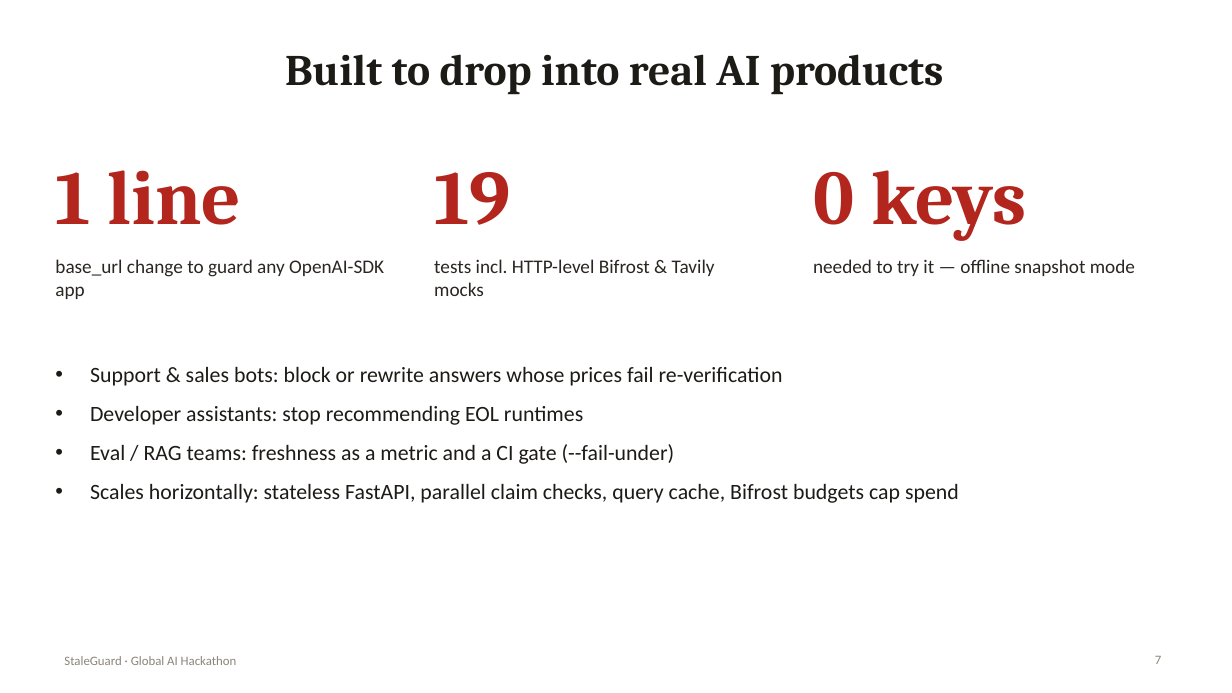
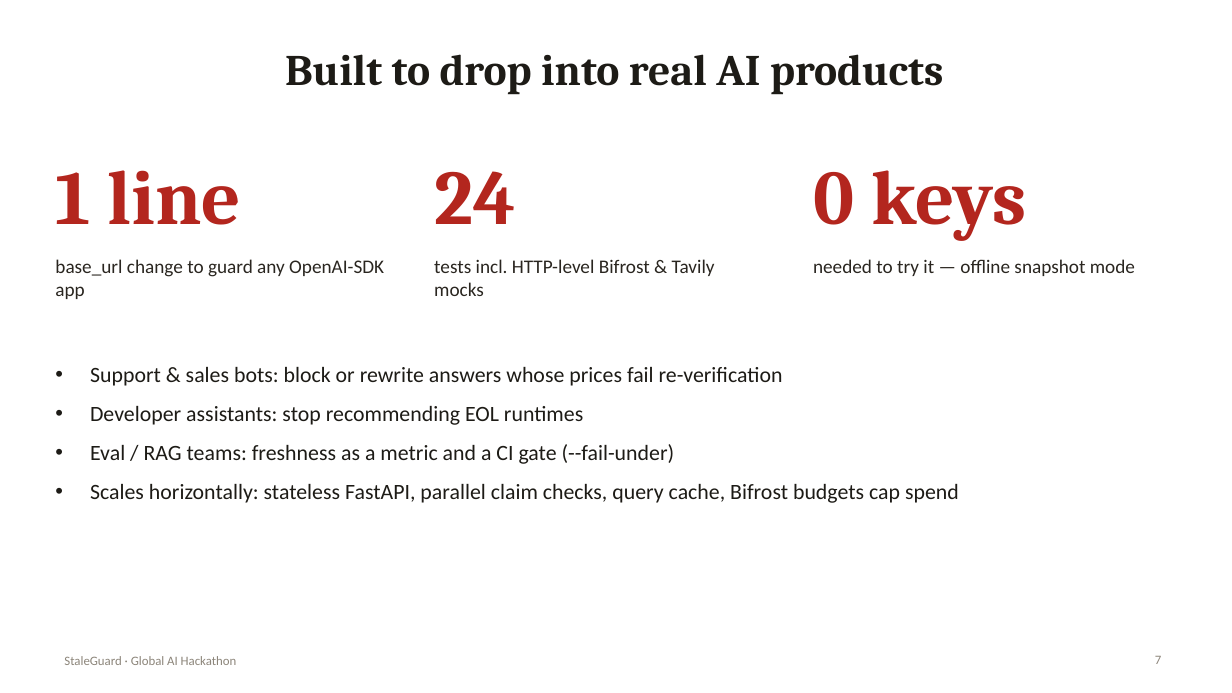
Before and after one commit to ishan5608/staleguard, a slide deck: slide 7 of docs/StaleGuard_pitch.pptx. Drawn at 1232x693 pixels with LibreOffice and Linux fonts; fonts in the diff are those of the drawing. Boxes give left, top, right and bottom in pixels: in the first picture for what was removed or moved away, otherwise in the second. Text is boxed around its words. In the diff, an @@ line names an element or a change of style, - is before the commit and + after.

```diff
--- a/docs/StaleGuard_pitch.pptx
+++ b/docs/StaleGuard_pitch.pptx
@@ text at (434,171,516,224): text changed @@
-19
+24
```
Also in this commit, not shown: 1 other file.
